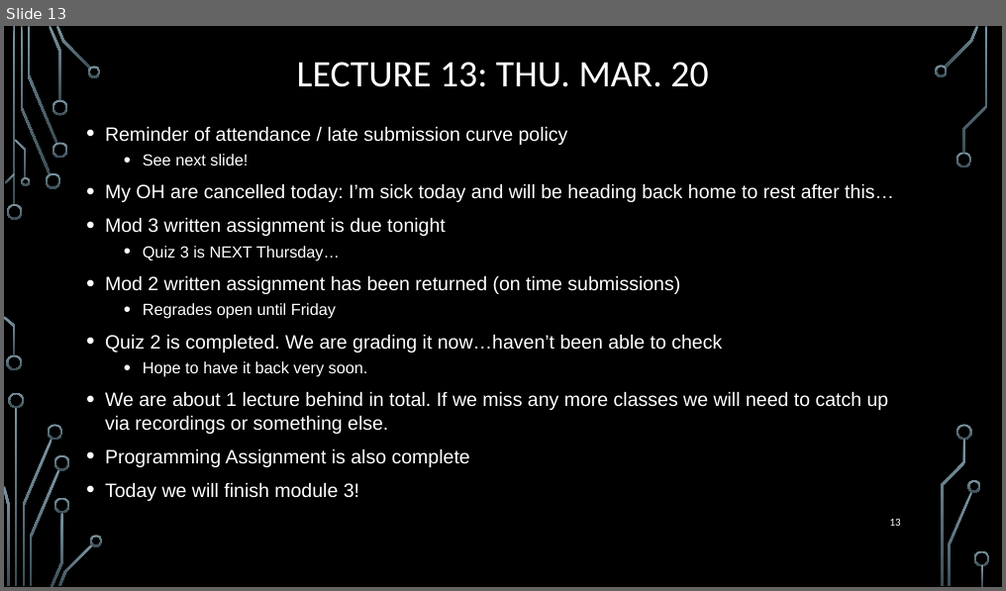
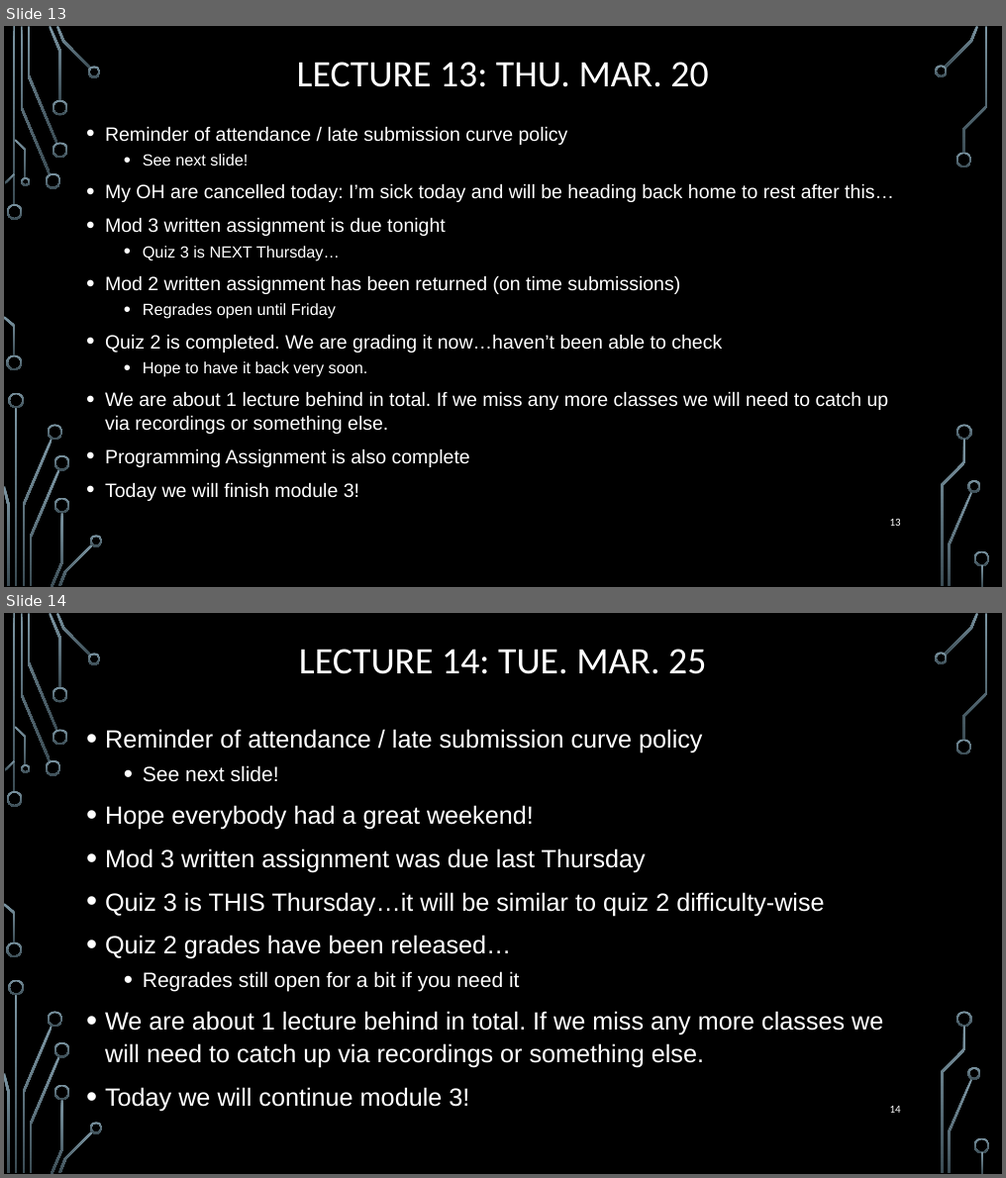
Before and after one commit to markfloryan/dmt2, a slide deck: slides/00-DailyAnnouncements.pptx. Shown one above the other, each under a label of ours: slide 13 before the commit, slides 13 and 14 after it. The pictures are 1006x591 and 1006x1178 pixels, drawn with LibreOffice and Linux fonts; fonts in the diff are those of the drawing; background and template pictures are left out. Boxes give left, top, right and bottom in pixels: in the first picture for what was removed or moved away, otherwise in the second. Text is boxed around its words. In the diff, an @@ line names an element or a change of style, - is before the commit and + after.

```diff
--- a/slides/00-DailyAnnouncements.pptx
+++ b/slides/00-DailyAnnouncements.pptx
@@ slide 14 added at (x1=4, y1=613, x2=1002, y2=1174), background picture (left out); not listed: 36 template elements that a slide beside it also shows @@
@@ title added at (x1=299, y1=649, x2=706, y2=674), 36 pt, text #FFFFFF @@
+LECTURE 14: TUE. MAR. 25
@@ text added at (x1=105, y1=729, x2=883, y2=1112), 24 pt, text #FFFFFF @@
+• Reminder of attendance / late submission curve policy
+  • See next slide!
+• Hope everybody had a great weekend!
+• Mod 3 written assignment was due last Thursday
+• Quiz 3 is THIS Thursday…it will be similar to quiz 2 difficulty-wise
+• Quiz 2 grades have been released…
+  • Regrades still open for a bit if you need it
+• We are about 1 lecture behind in total. If we miss any more classes we will need to catch up via recordings or something else.
+• Today we will continue module 3!
@@ page number added at (x1=890, y1=1106, x2=901, y2=1113), 10.5 pt, text #FFFFFF @@
+14
```
Also in this commit, not shown: 1 slide changed, 2 other files.
